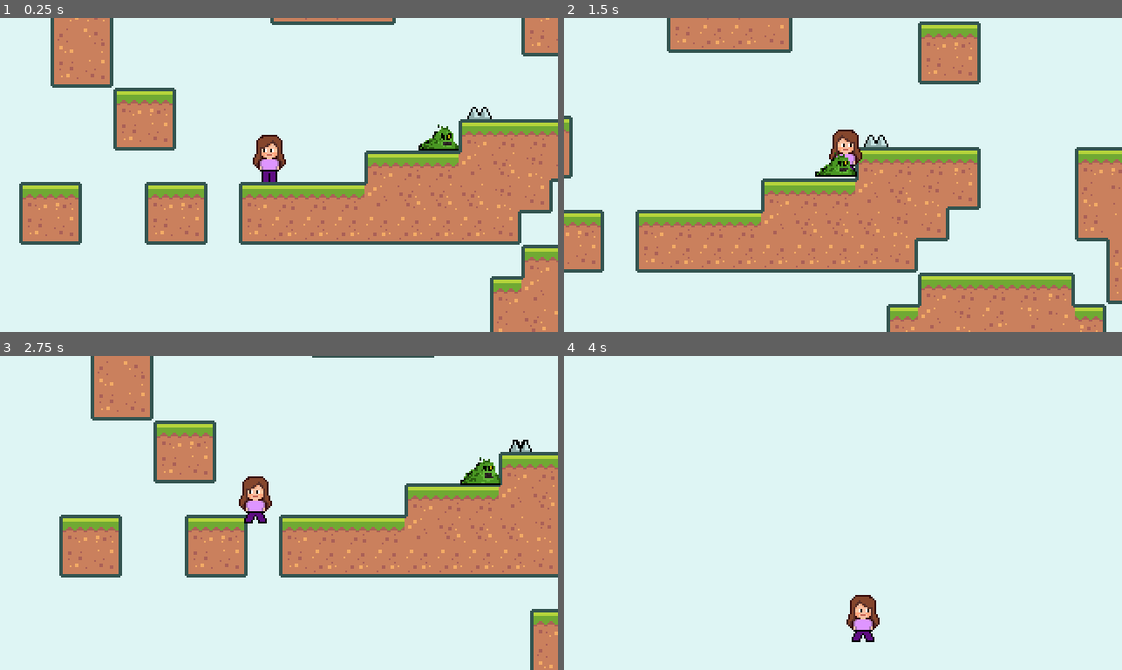
Above: before the commit, frames 1-4 (two rows, left to right).
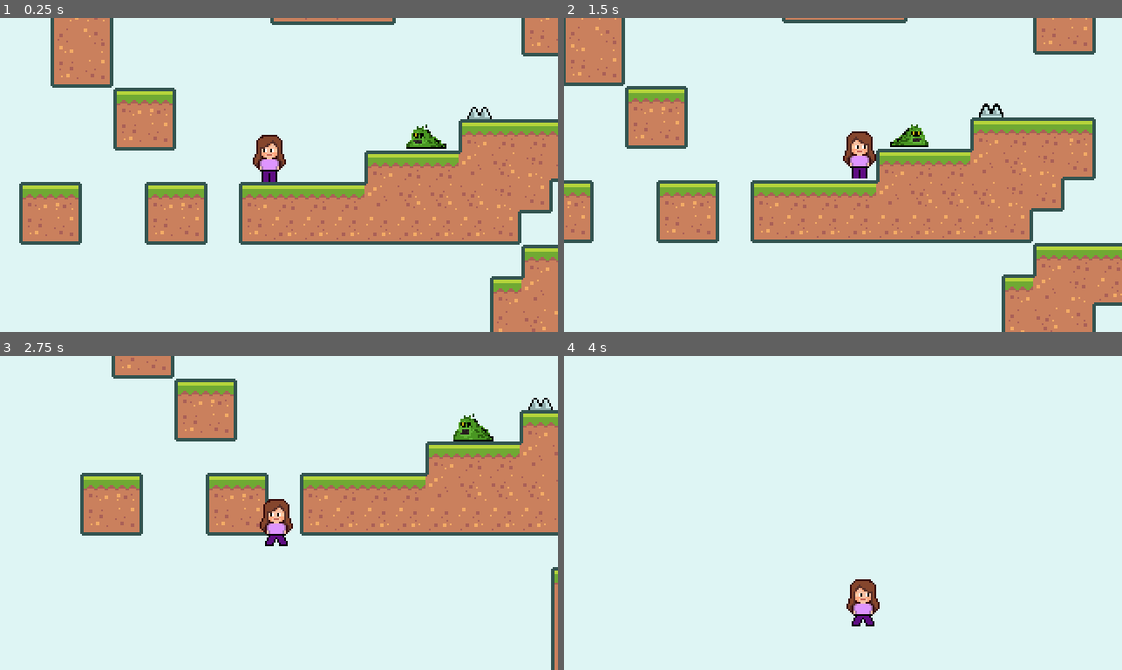
Above: after the commit, the same moments.

Repository: kirpiim/EqoQuest
Game: Godot game, scene res://scenes/BaseLevel.tscn
The game is run twice, just before and just after one commit, with the same random seed, the same clock (stepped at 60 frames per second) and the same inputs. This scene is started directly instead of the project's main scene.
Inputs:
- Up to frame 1 (0.25 s): no input
- Up to frame 2 (1.5 s): hold Right (move_right) from 0.53 s (still down); tap W (jump) at 0.77 s
- Up to frame 3 (2.75 s): tap W (jump) at 1.52 s; release Right (move_right) at 2.03 s; hold Left (move_left) from 2.03 s (still down)
- Up to frame 4 (4 s): release Left (move_left) at 2.78 s; hold Right (move_right) from 2.78 s (still down); tap W (jump) at 3.02, 3.77 s

The runs differ from the first frame. In frame 1, 0.5% of the frame differs, in the area x 72-83%, y 33-43%; in frame 2, 41%, in the area x 0-100%, y 0-100%; in frame 3, 32%; in frame 4, 0.9%.

Commit message:
added collisionshape and area2d to detect collision with player (enemy acts as hazard) and can detect collision with enemygoal as well

Diff:
--- a/scenes/Enemy.tscn
+++ b/scenes/Enemy.tscn
@@ -14,6 +14,12 @@
 
 [sub_resource type="RectangleShape2D" id=2]
 extents = Vector2( 10.6122, 5.63768 )
+
+[sub_resource type="RectangleShape2D" id=3]
+extents = Vector2( 10, 5 )
+
+[sub_resource type="RectangleShape2D" id=4]
+extents = Vector2( 9, 4 )
 
 [node name="Enemy" type="KinematicBody2D"]
 collision_layer = 0
@@ -32,3 +38,17 @@
 shape = SubResource( 2 )
 
 [node name="GoalDetector" type="Area2D" parent="."]
+collision_layer = 131072
+collision_mask = 131072
+
+[node name="CollisionShape2D" type="CollisionShape2D" parent="GoalDetector"]
+position = Vector2( 0.101015, -5.90969 )
+shape = SubResource( 3 )
+
+[node name="HazardArea" type="Area2D" parent="."]
+collision_layer = 262144
+collision_mask = 262144
+
+[node name="CollisionShape2D" type="CollisionShape2D" parent="HazardArea"]
+position = Vector2( -0.606091, -4.5962 )
+shape = SubResource( 4 )
Not shown: 1 places in scenes/Enemy.tscn that only renumber resources
